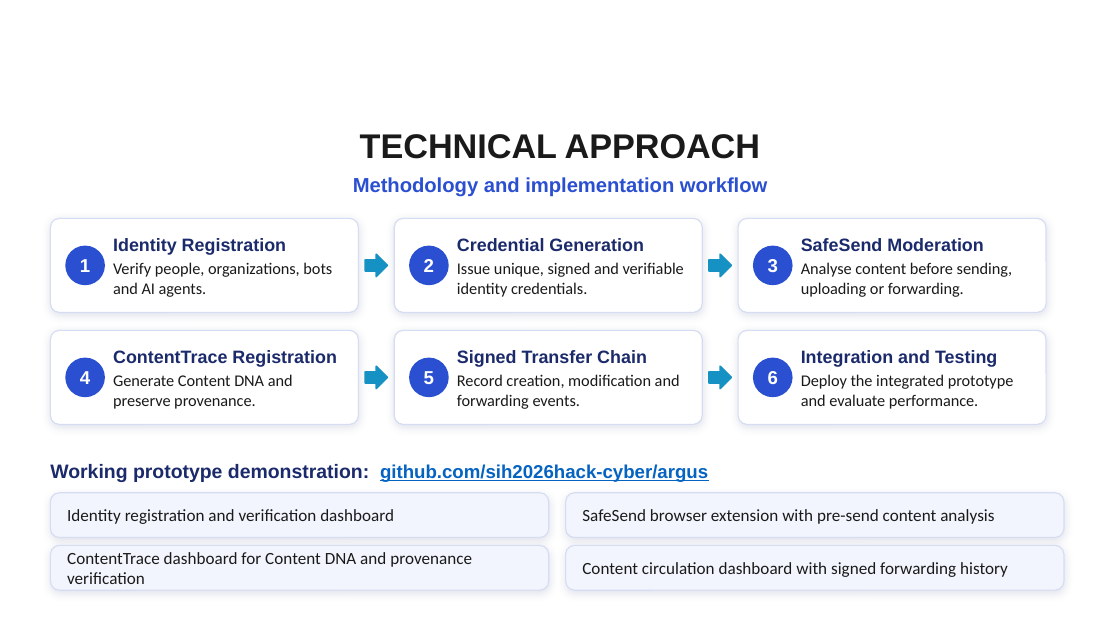
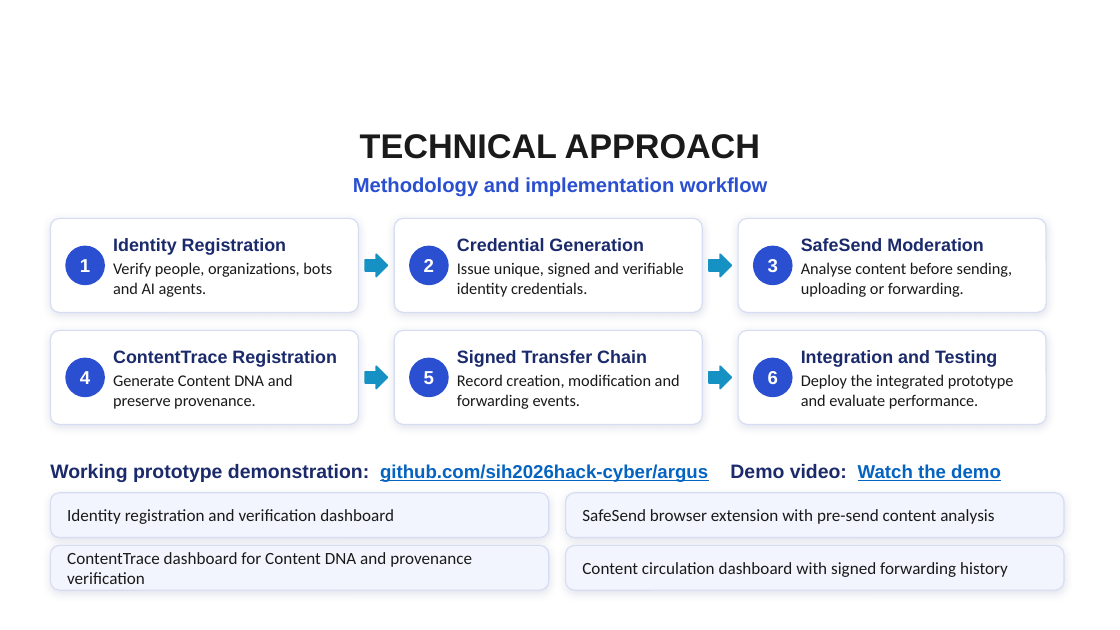
Before and after one commit to sih2026hack-cyber/ARGUS, a slide deck: slide 4 of ARGUS_COMPUTE50.pptx. Drawn at 1120x630 pixels with LibreOffice and Linux fonts; fonts in the diff are those of the drawing; background and template pictures are left out. Boxes give left, top, right and bottom in pixels: in the first picture for what was removed or moved away, otherwise in the second. Text is boxed around its words. In the diff, an @@ line names an element or a change of style, - is before the commit and + after.

```diff
--- a/ARGUS_COMPUTE50.pptx
+++ b/ARGUS_COMPUTE50.pptx
@@ text at (50, 464, 1001, 482): text changed @@
-Working prototype demonstration: github.com/sih2026hack-cyber/argus
+Working prototype demonstration: github.com/sih2026hack-cyber/argus Demo video: Watch the demo
```
Also in this commit, not shown: 1 other slide changed, 1 other file.
